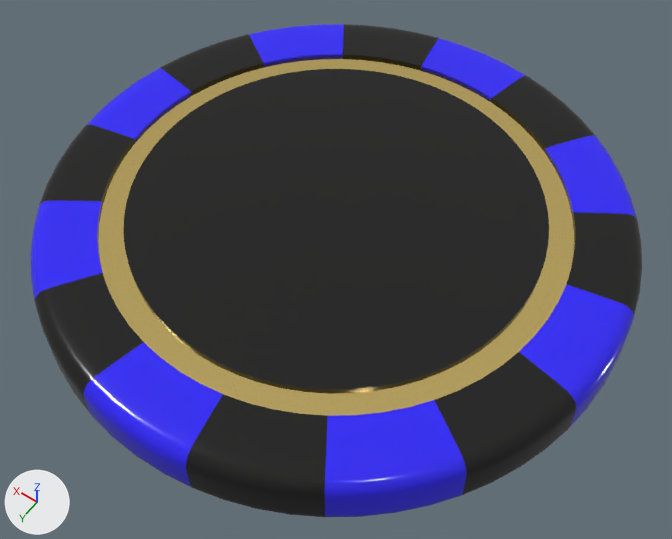
Before and after pictures for a commit that changed the glTF model src/resources/models/chip_black.glb.
Both versions are drawn from a camera (50 mm lens) standing at (-0.533, 0.747, 1.073) and looking at (-0.028, 0.04, -0.038). Lighting does not change. The marker at lower left points along +X, +Y and +Z.

The older version as bpy lines, for what is in view:
```python
mat_gold = principled_material('Gold')
mat_gold.base_color = (0.914, 0.695, 0.236)  # yellow #f5d985
mat_gold.metallic = 1.0
mat_gold.roughness = 0.1
me_cylinder = bpy.data.meshes.new('Cylinder')
me_cylinder.from_pydata(...)  # 2562 vertices, 4992 faces; spans x -0.447..0.447, y -0.447..0.447, z -0.049..0.049
# faces by material slot: [2688, 1792, 512]
me_cylinder.materials.append(mat_ceramic_black)  # black #100f0e
me_cylinder.materials.append(mat_ceramic_blue)  # blue #2c20f5
me_cylinder.materials.append(mat_gold)  # yellow #f5d985
ob_cylinder = bpy.data.objects.new('Cylinder', me_cylinder)
ob_cylinder.location = (0.0, 0.0, 0.0)
```
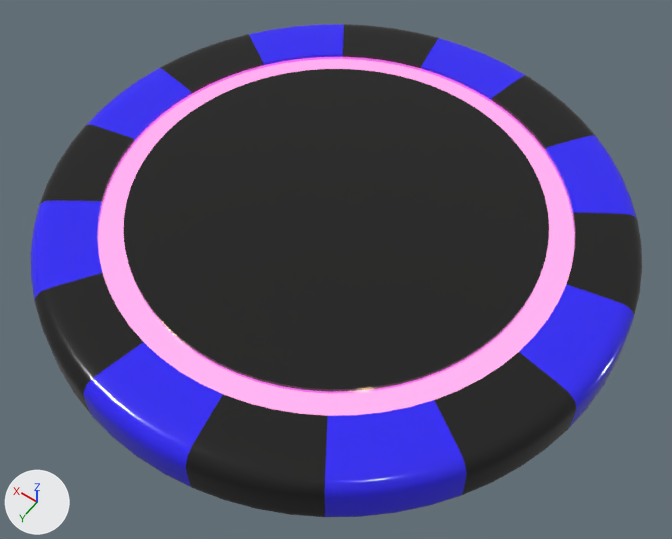
What changed in the scene script:
```text
Change mat_gold:
    add mat_gold.emission_color = (0.821, 0.133, 0.784)  # pink #ea66e5
    add mat_gold.emission_strength = 1.0
```

Boxes (x1, y1, x2, y2) around the edits, measured in the pictures (672 x 539 px):
'Cylinder', recoloured, surface changed: (94, 51, 579, 419) in both
